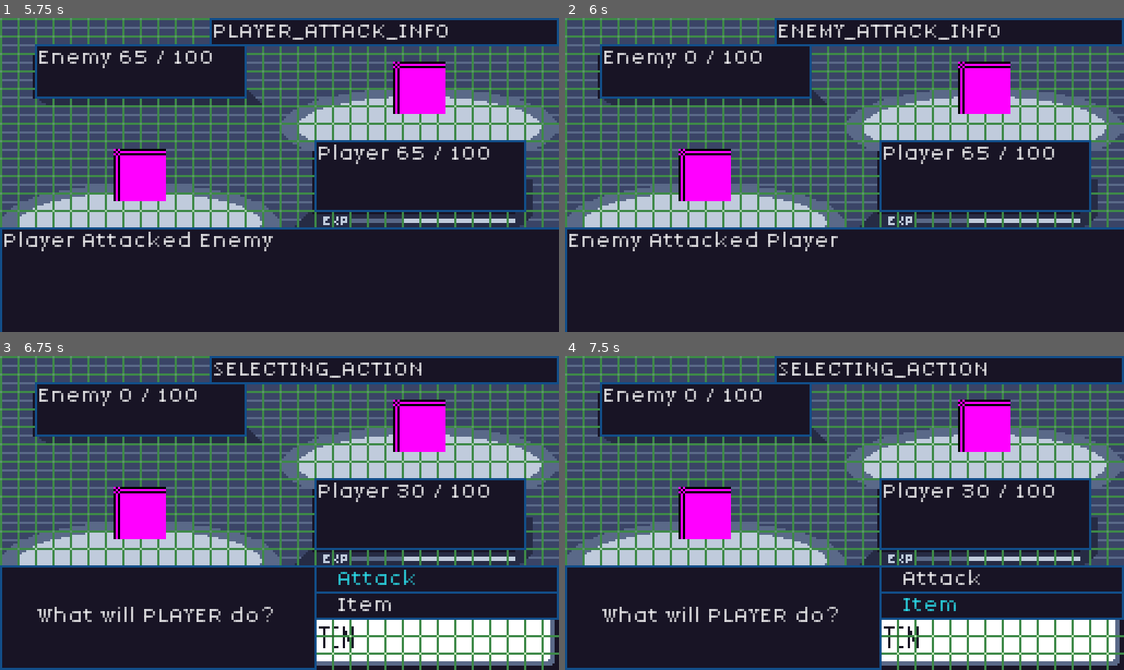
Above: before the commit, frames 1-4 (two rows, left to right).
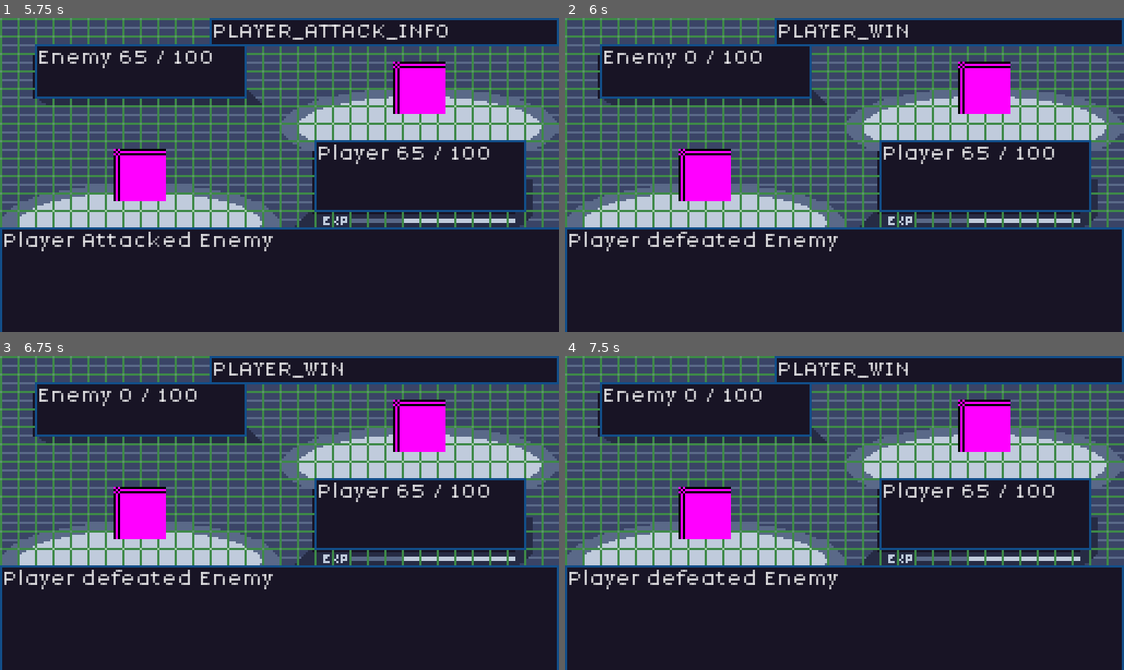
Above: after the commit, the same moments.

Repository: JakeTaussig/rpg-rougelike
Game: Godot game, scene res://scenes/battle.tscn
The game is run twice, just before and just after one commit, with the same random seed, the same clock (stepped at 60 frames per second) and the same inputs.
Inputs (mouse positions are in pixels of both pictures, inside the frame that each line leads up to):
- Up to frame 1 (5.75 s): click "Attack" at 0.5 s; click "Tackle" at 1.25 s; click "Continue" at 2 s; click "Continue" at 2.75 s; click "Item" at 3.5 s; click "Attack" at 4.25 s; click "Flamethrower" at 5 s
- Up to frame 2 (6 s): click "Continue" at 5.75 s
- Up to frame 3 (6.75 s): tap Enter at 6.5 s
- Up to frame 4 (7.5 s): click (1001, 604) at 7.25 s, where only the run before the commit has a clickable "Item"

Frame 1 is identical in both runs. In frame 2, 1.7% of the frame differs, in the area x 0-100%, y 2-100%; in frame 3, 9.7%; in frame 4, 9.7%.

Commit message:
add `PLAYER_WIN` and `PLAYER_LOSS` states

Diff:
--- a/scripts/battle.gd
+++ b/scripts/battle.gd
@@ -4,7 +4,7 @@
 var turn_order_index: int = 0
 var battle_participants = []
 
-enum State {SELECTING_ACTION, SELECTING_ATTACK, PLAYER_ATTACK_INFO, ENEMY_ATTACK, ENEMY_ATTACK_INFO}
+enum State {SELECTING_ACTION, SELECTING_ATTACK, PLAYER_ATTACK_INFO, ENEMY_ATTACK, ENEMY_ATTACK_INFO, PLAYER_WIN, PLAYER_LOSS}
 var state: State = State.SELECTING_ACTION
 
 # Called when the node enters the scene tree for the first time.
@@ -36,6 +36,12 @@
 		%ContinueButton.visible = false
 		%BattleStatus.visible = false
 		_render_hp()
+		if %Enemy.hp <= 0:
+			_update_state(State.PLAYER_WIN)
+			return
+		elif %Player.hp <= 0:
+			_update_state(State.PLAYER_LOSS)
+			return
 
 	if state == State.SELECTING_ACTION:
 		%PlayerPrompt.visible = true
@@ -58,6 +64,16 @@
 		%BattleStatus.visible = true
 		%BattleStatus.text = "Enemy Attacked Player"
 		%ContinueButton.visible = true
+		%ContinueButton.grab_focus()
+	elif state == State.PLAYER_WIN:
+		%BattleStatus.visible = true
+		%BattleStatus.size.x = 255
+		%BattleStatus.text = "Player defeated Enemy"
+		%ContinueButton.grab_focus()
+	elif state == State.PLAYER_LOSS:
+		%BattleStatus.visible = true
+		%BattleStatus.size.x = 255
+		%BattleStatus.text = "Enemy defeated Player"
 		%ContinueButton.grab_focus()
 
 func _init_battle_participants():
